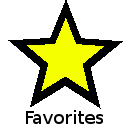
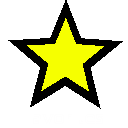
Layer changes from the first 128 × 128 image to the second:
painted on "Favorites" over box(26, 110, 103, 124)
